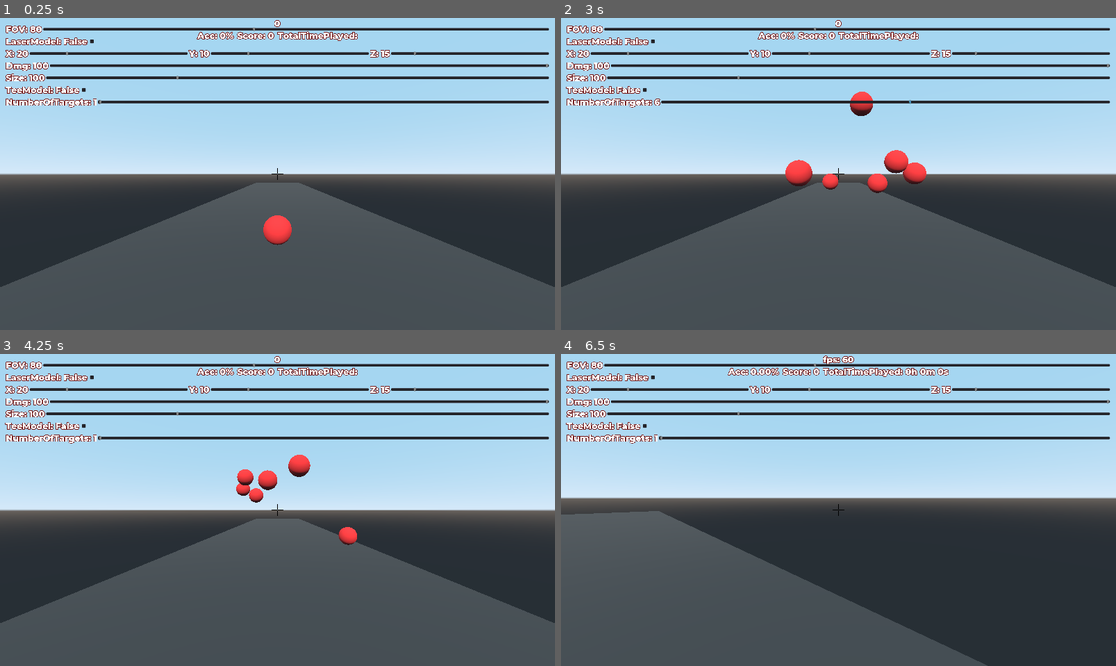
Above: before the commit, frames 1-4 (two rows, left to right).
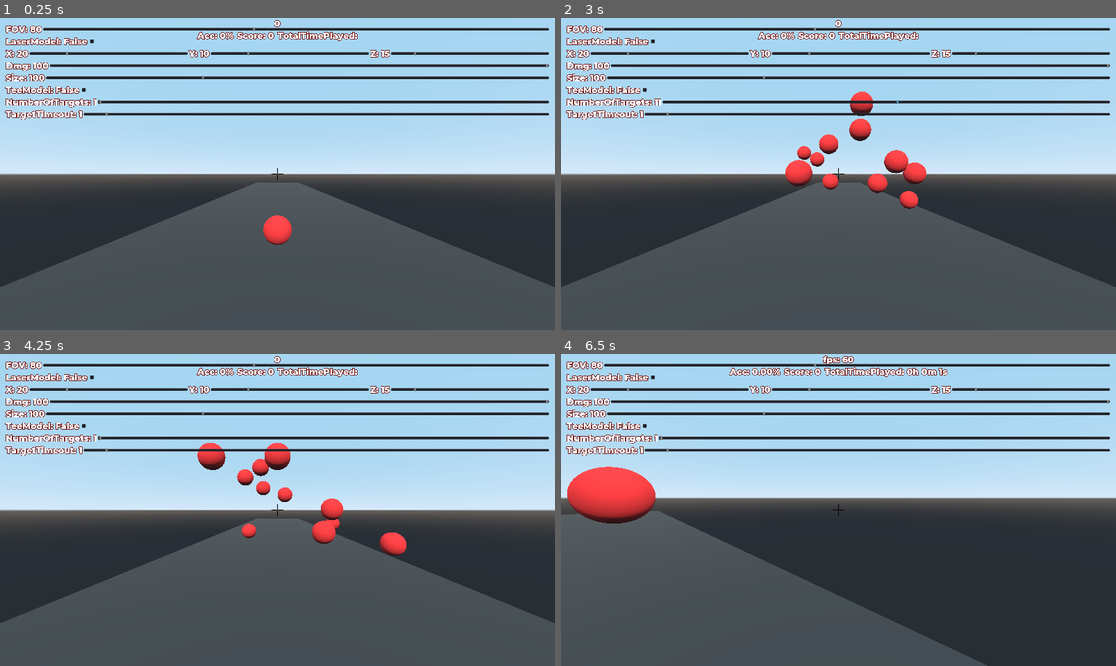
Above: after the commit, the same moments.

Repository: Inateblig/AimTrainer
Game: Godot game, scene res://src/scenes/World.tscn
Same seed, same stepped clock (60 frames per second), same inputs: the game is played once before the commit and once after it.
Inputs (mouse positions are in pixels of both pictures, inside the frame that each line leads up to):
- Up to frame 1 (0.25 s): no input
- Up to frame 2 (3 s): click (655, 39) at 0.52 s; tap Enter at 1.25 s; move the mouse to (960, 158) at 1.27 s; hold F (right) 1.28-2.03 s; click (960, 158) at 1.35 s; tap Space (jump) at 1.52, 2.27 s; tap Middle mouse button (restart) at 2, 2.75 s; move the mouse to (727, 189) at 2.02 s; hold S (left) 2.03-2.78 s; tap D (bwd) at 2.1 s; click (727, 189) at 2.3 s; move the mouse to (894, 105) at 2.77 s; hold F (right) from 2.78 s (still down); click (894, 105) at 2.85 s
- Up to frame 3 (4.25 s): tap Middle mouse button (restart) at 3.5 s; move the mouse to (249, 572) at 3.52 s; release F (right) at 3.53 s; hold E (fwd) from 3.53 s (still down); tap Z (zoom_in) at 3.6 s; tap Space (jump) at 3.77 s; click (249, 572) at 3.8 s
- Up to frame 4 (6.5 s): tap Middle mouse button (restart) at 4.25, 5.65 s; move the mouse to (1005, 556) at 4.27 s; release E (fwd) at 4.28 s; hold S (left) 4.28-5.03 s; click (1005, 556) at 4.35 s; tap Space (jump) at 4.52, 5.27 s; tap Escape (pause) at 4.9 s; move the mouse to (794, 506) at 5.02 s; hold E (fwd) from 5.03 s (still down); tap D (bwd) at 5.1 s; click (794, 506) at 5.3 s; move the mouse to (844, 510) at 5.77 s; click (844, 510) at 5.85 s

The runs differ from the first frame. In frame 1, 1.2% of the frame differs, in the area x 0-99%, y 18-33%; in frame 2, 1.9%; in frame 3, 3.6%; in frame 4, 4.2%, in the area x 0-99%, y 4-55%.

Commit message:
added target timeout

Diff:
--- a/src/scenes/GUI.gd
+++ b/src/scenes/GUI.gd
@@ -24,6 +24,7 @@
 	var size: float = $VBoxContainer/Size/HSlider.value
 	var tee: bool = $VBoxContainer/Tee/CheckBox.pressed
 	var ntargets: int = $VBoxContainer/NTargets/HSlider.value
+	var tartimeout: float = $VBoxContainer/TarTimeout/HSlider.value
 	$VBoxContainer/FOV/Label.set_text("FOV: " + str(fov))
 	$VBoxContainer/Laser/Label.set_text("LaserModel: " + str(laser))
 	$VBoxContainer/RandRange/X.set_text("X: " + str(xrange))
@@ -33,6 +34,7 @@
 	$VBoxContainer/Size/Label.set_text("Size: " + str(size))
 	$VBoxContainer/Tee/Label.set_text("TeeModel: " + str(tee))
 	$VBoxContainer/NTargets/Label.set_text("NumberOfTargets: " + str(ntargets))
+	$VBoxContainer/TarTimeout/Label.set_text("TargetTimeout: " + str(tartimeout))
 	Globals.fov = fov
 	Globals.laser = laser
 	Globals.randrange = Vector3(xrange, yrange, zrange)
@@ -40,6 +42,7 @@
 	Globals.size = size
 	Globals.tee = tee
 	Globals.ntargets = ntargets
+	Globals.tartimeout = tartimeout
 
 func zoom():
 	if Input.is_action_just_pressed("zoom_in"):
--- a/src/scenes/GUI.tscn
+++ b/src/scenes/GUI.tscn
@@ -142,7 +142,7 @@
 margin_bottom = 38.0
 size_flags_horizontal = 3
 size_flags_vertical = 1
-min_value = 30.0
+min_value = 10.0
 max_value = 300.0
 value = 100.0
 
@@ -180,5 +180,27 @@
 size_flags_horizontal = 3
 size_flags_vertical = 1
 min_value = 1.0
-max_value = 10.0
+max_value = 20.0
 value = 1.0
+
+[node name="TarTimeout" type="HBoxContainer" parent="VBoxContainer"]
+margin_top = 294.0
+margin_right = 1880.0
+margin_bottom = 332.0
+
+[node name="Label" type="Label" parent="VBoxContainer/TarTimeout"]
+margin_right = 262.0
+margin_bottom = 38.0
+custom_fonts/font = ExtResource( 1 )
+text = "TargetTimeout:  "
+
+[node name="HSlider" type="HSlider" parent="VBoxContainer/TarTimeout"]
+margin_left = 266.0
+margin_right = 1880.0
+margin_bottom = 38.0
+size_flags_horizontal = 3
+size_flags_vertical = 1
+min_value = 0.1
+max_value = 20.0
+step = 0.1
+value = 1.0
--- a/src/scenes/Globals.gd
+++ b/src/scenes/Globals.gd
@@ -9,6 +9,7 @@
 var tee: bool = false
 var player_pos: Vector3 = Vector3.ZERO
 var ntargets: int = 1
+var tartimeout: float = 0.5
 
 func set_audio_file(filepath, files):
 	var i = randi() % files + 1
--- a/src/scenes/Player.gd
+++ b/src/scenes/Player.gd
@@ -18,7 +18,8 @@
 var gravity_local: Vector3 = Vector3()
 var snap_vector: Vector3 = Vector3()
 
-var soundfilepath = "res://src/assets/sounds/laser_fire/wp_laser_fire-0"
+var firesoundfilepath = "res://src/assets/sounds/laser_fire/wp_laser_fire-0"
+
 
 func _input(event):
 	if event is InputEventMouseMotion and !Globals.pause:
@@ -61,7 +62,7 @@
 func fire():
 		$AnimationPlayer.play("fire")
 		$Head/Camera/AudioStreamPlayer3D.stream\
-			= load(Globals.set_audio_file(soundfilepath, 3))
+			= load(Globals.set_audio_file(firesoundfilepath, 3))
 		$Head/Camera/AudioStreamPlayer3D.play()
 		if raycast.is_colliding():
 			var target = raycast.get_collider()
--- a/src/scenes/Target.gd
+++ b/src/scenes/Target.gd
@@ -3,11 +3,13 @@
 var health = 100
 var psize = Globals.size
 var healthchanged: bool = false
-var soundfilepath = "res://src/assets/sounds/respawn/vo_teefault_spawn-0"
+var spawnsoundfilepath = "res://src/assets/sounds/respawn/vo_teefault_spawn-0"
+var hitsoundfilepath = "res://src/assets/sounds/laser_hit/sfx_hit_weak-0"
 var target2close = false
+var tartimeout = false
 
 func _ready():
-	respawn(false)
+	respawn(false, false)
 
 func _process(_delta):
 	if psize != Globals.size:
@@ -17,11 +19,17 @@
 		if health > 25:
 			update_size()
 		elif health <= 0:
-			respawn(true)
+			$HitAudioStreamPlayer3D.stream\
+			= load(Globals.set_audio_file(hitsoundfilepath, 3))
+			$HitAudioStreamPlayer3D.play()
+			respawn(true, true)
+	if tartimeout:
+		tartimeout = false
+		respawn(true, true)
 	psize = Globals.size
 	is_tee_visible(Globals.tee)
 
-func respawn(sound):
+func respawn(sound, timer):
 	health = 100
 	var tries = 0
 	while true:
@@ -35,8 +43,10 @@
 	update_size()
 	if sound:
 		$AudioStreamPlayer3D.stream\
-			= load(Globals.set_audio_file(soundfilepath, 7))
+			= load(Globals.set_audio_file(spawnsoundfilepath, 7))
 		$AudioStreamPlayer3D.play()
+	if timer:
+		$Timer.start(Globals.tartimeout)
 
 func random_pos() -> Vector3:
 	var rx = randi() % int(Globals.randrange.x) - Globals.randrange.x / 2
@@ -60,3 +70,7 @@
 func _on_Area_body_exited(body):
 	if body != self && body.is_in_group("target"):
 		target2close = false
+
+
+func _on_Timer_timeout():
+	tartimeout = true
--- a/src/scenes/Target.tscn
+++ b/src/scenes/Target.tscn
@@ -16,7 +16,6 @@
 script = ExtResource( 2 )
 
 [node name="MeshInstance" type="MeshInstance" parent="."]
-visible = false
 mesh = SubResource( 1 )
 material/0 = ExtResource( 1 )
 
@@ -35,5 +34,12 @@
 [node name="CollisionShape" type="CollisionShape" parent="Area"]
 shape = SubResource( 3 )
 
+[node name="Timer" type="Timer" parent="."]
+
+[node name="HitAudioStreamPlayer3D" type="AudioStreamPlayer3D" parent="."]
+visible = false
+unit_db = 30.0
+
 [connection signal="body_entered" from="Area" to="." method="_on_Area_body_entered"]
 [connection signal="body_exited" from="Area" to="." method="_on_Area_body_exited"]
+[connection signal="timeout" from="Timer" to="." method="_on_Timer_timeout"]
--- a/src/scenes/World.gd
+++ b/src/scenes/World.gd
@@ -25,6 +25,7 @@
 
 func _process(delta):
 	if Input.is_action_just_pressed("restart"):
+		save_time_to_file()
 		get_tree().reload_current_scene()
 	# pause logic
 	Globals.pause = Input.is_action_just_pressed("pause") != Globals.pause
@@ -61,8 +62,10 @@
 	$GUI/VBoxContainer.visible = !on
 	if !on:
 		Input.set_mouse_mode(Input.MOUSE_MODE_VISIBLE)
+		pause_targets(true)
 	else:
 		Input.set_mouse_mode(Input.MOUSE_MODE_CAPTURED)
+		pause_targets(false)
 
 func save_time_to_file():
 	var file = File.new()
@@ -92,6 +95,14 @@
 			if i == n:
 				return
 
+func pause_targets(on):
+		for c in get_children():
+			if c.is_in_group("target"):
+				if on:
+					c.get_node("Timer").stop()
+				else:
+					c.get_node("Timer").start()
+
 
 func _on_HSlider_value_changed(value):
 	if value > pvalue:
Not shown, added: src/assets/sounds/laser_hit/sfx_hit_weak-01.ogg.import
Not shown, added: src/assets/sounds/laser_hit/sfx_hit_weak-02.ogg.import
Not shown, added: src/assets/sounds/laser_hit/sfx_hit_weak-03.ogg.import
Not shown, added: src/assets/sounds/laser_hit/sfx_hit_weak-01.ogg
Not shown, added: src/assets/sounds/laser_hit/sfx_hit_weak-02.ogg
Not shown, added: src/assets/sounds/laser_hit/sfx_hit_weak-03.ogg
